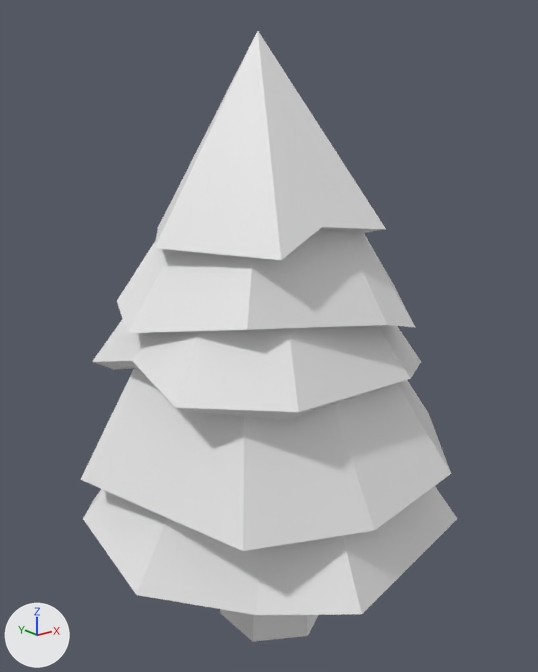
An edit to the FBX model Assets/Objects/Pine Tree 3.fbx, drawn before and after from the same camera.
Rendered twice from a 50 mm lens placed at (-5.42, -6.69, 6.57), pointed at (0.0, 0.08, 3.86). The lights are fixed; the arrows at lower left show +X, +Y and +Z. Where no turn or scale is listed for an object, it has been applied to the vertices.

The older version as bpy lines, for what is in view:
```python
mat_brown = principled_material('Brown')
mat_brown.base_color = (0.8, 0.8, 0.8)  # white #e7e7e7
me_cylinder_007 = bpy.data.meshes.new('Cylinder.007')
me_cylinder_007.from_pydata(...)  # 195 vertices, 157 faces; spans x -2.3..2.27, y -2.29..2.32, z 0.01..7.31
me_cylinder_007.materials.append(mat_brown)  # white #e7e7e7
ob_pine_tree_3 = bpy.data.objects.new('Pine Tree 3', me_cylinder_007)
ob_pine_tree_3.location = (0.0, 0.0, 0.0)
```
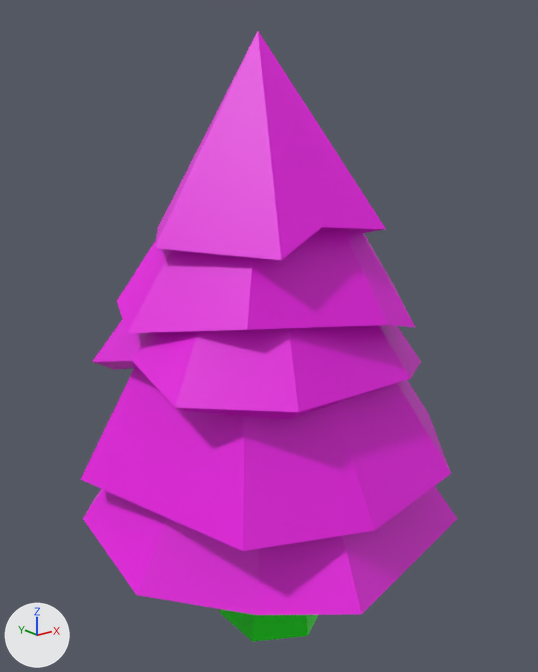
Diff of the bpy script that builds the scene:
```diff
--- a/Assets/Objects/Pine Tree 3.fbx.py
+++ b/Assets/Objects/Pine Tree 3.fbx.py
@@ mat_brown @@
 mat_brown = principled_material('Brown')
-mat_brown.base_color = (0.8, 0.8, 0.8)  # white #e7e7e7
+mat_brown.base_color = (0.0, 0.8, 0.000354)  # green #00e701
@@ mat_green @@
+mat_green = principled_material('Green')
+mat_green.base_color = (0.8, 0.00293, 0.746)  # pink #e70ae0
@@ me_cylinder_007 @@
 me_cylinder_007.from_pydata(...)  # 195 vertices, 157 faces; spans x -2.3..2.27, y -2.29..2.32, z 0.01..7.31
 # used by ob_pine_tree_3; location = (0.0, 0.0, 0.0)
+# me_cylinder_007 part 1: 150 of the faces centred in x -2.14..2.01, y -1.89..2.1, z 1.42..6.86 switch from mat_brown (white #e7e7e7) to mat_green (pink #e70ae0)
```

Location of each change, (x1, y1, x2, y2) in pixels of the pictures (538 x 672 px):
'Pine Tree 3', recoloured (white to pink): (81, 31, 457, 642) in both
part 1 of me_cylinder_007, recoloured (white to pink): (81, 31, 457, 615) in both
